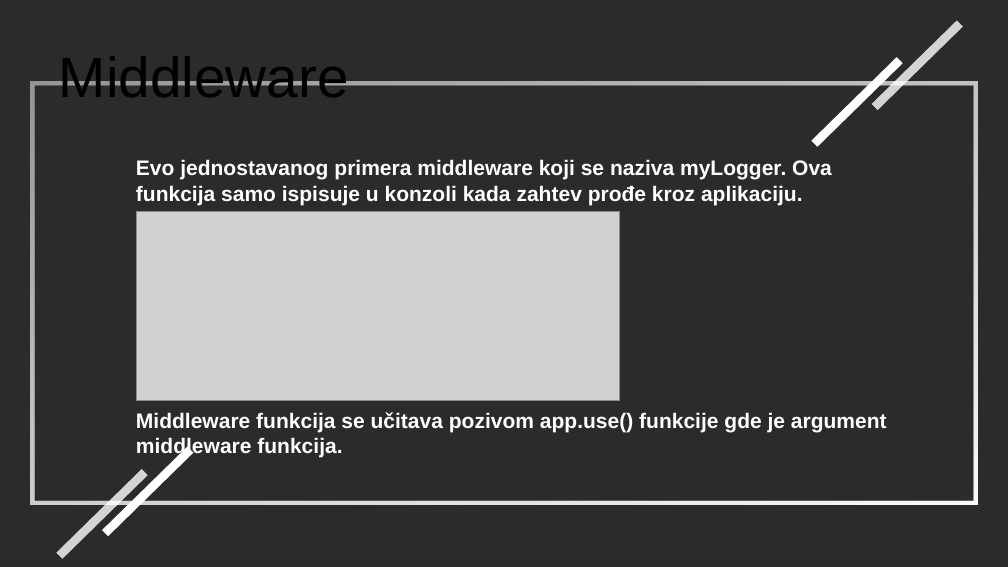
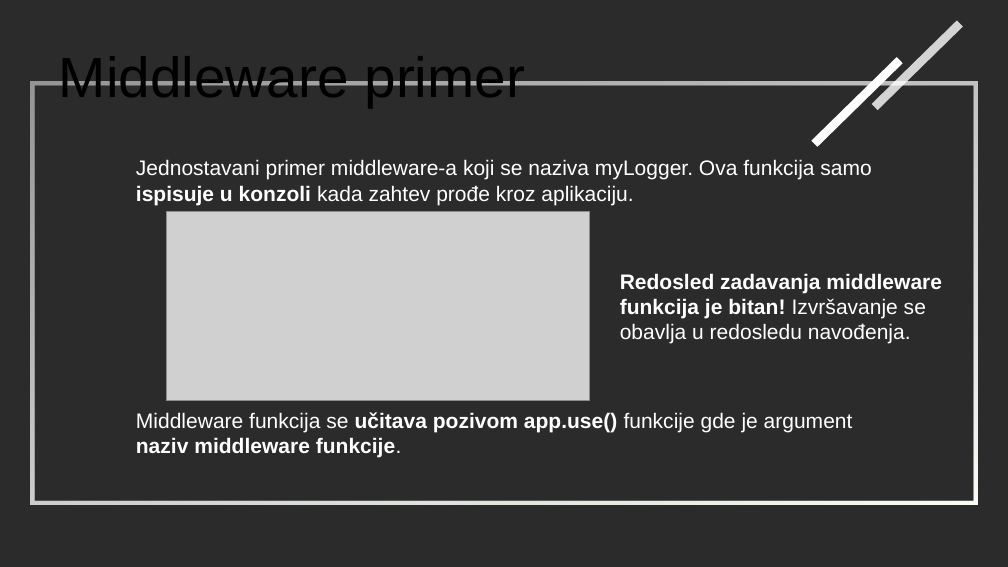
Before and after one commit to stefoverflow/NaperdnoSoftverskoInzenjerstvo, a slide deck: slide 32 of prezentacija.odp (slide 30 before the commit). Drawn at 1008x567 pixels with LibreOffice and Linux fonts; fonts in the diff are those of the drawing; grey boxes stand for pictures; background and template pictures are left out; a plain dark background stands for a picture behind light text. Boxes give left, top, right and bottom in pixels: in the first picture for what was removed or moved away, otherwise in the second. Text is boxed around its words. In the diff, an @@ line names an element or a change of style, - is before the commit and + after.

```diff
--- a/prezentacija.odp
+++ b/prezentacija.odp
@@ text at bbox=[59, 56, 526, 108]: text changed @@
-Middleware
+Middleware primer
@@ text at bbox=[136, 159, 871, 457]: text changed; bold off @@
-Evo jednostavanog primera middleware koji se naziva myLogger. Ova funkcija samo ispisuje u konzoli kada zahtev prođe kroz aplikaciju.
-Middleware funkcija se učitava pozivom app.use() funkcije gde je argument middleware funkcija.
+Jednostavani primer middleware-a koji se naziva myLogger. Ova funkcija samo ispisuje u konzoli kada zahtev prođe kroz aplikaciju.
+Middleware funkcija se učitava pozivom app.use() funkcije gde je argument naziv middleware funkcije.
@@ picture: place and size @@
-picture at bbox=[136, 212, 620, 401]
+picture at bbox=[166, 212, 590, 401]
@@ text added at bbox=[620, 273, 942, 344], 20 pt, text #FFFFFF, bold @@
+Redosled zadavanja middleware funkcija je bitan! Izvršavanje se obavlja u redosledu navođenja.
@@ rectangle removed at bbox=[102, 447, 193, 536] @@
@@ rectangle removed at bbox=[56, 469, 147, 559] @@
```
Also in this commit, not shown: 29 other slides changed, 13 slides added, 54 slides removed.
